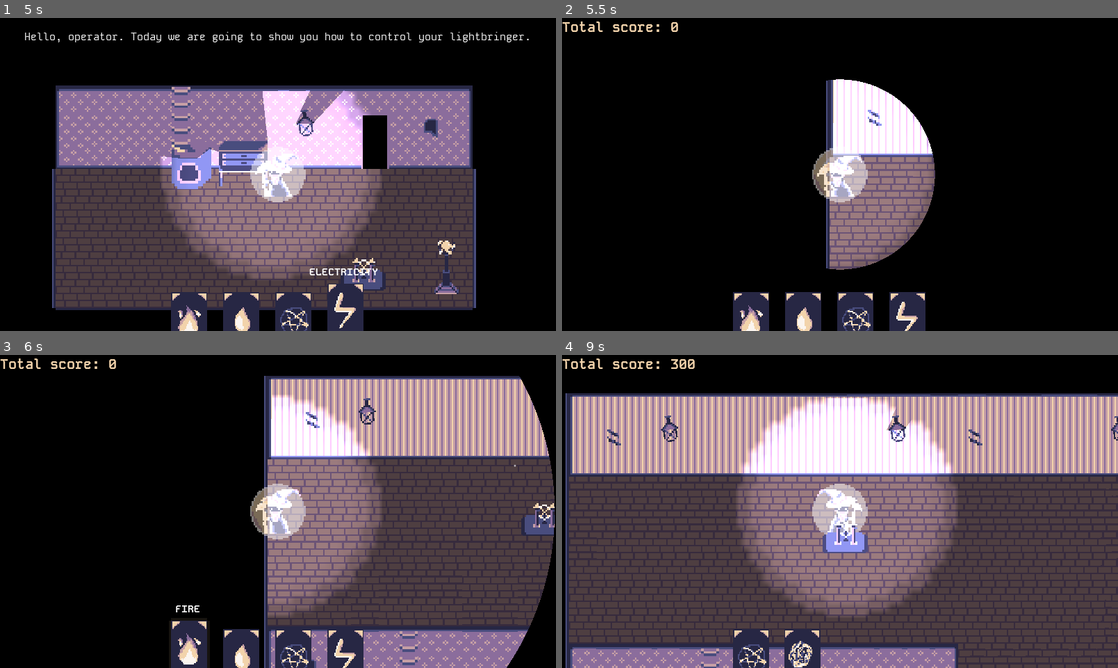
Above: before the commit, frames 1-4 (two rows, left to right).
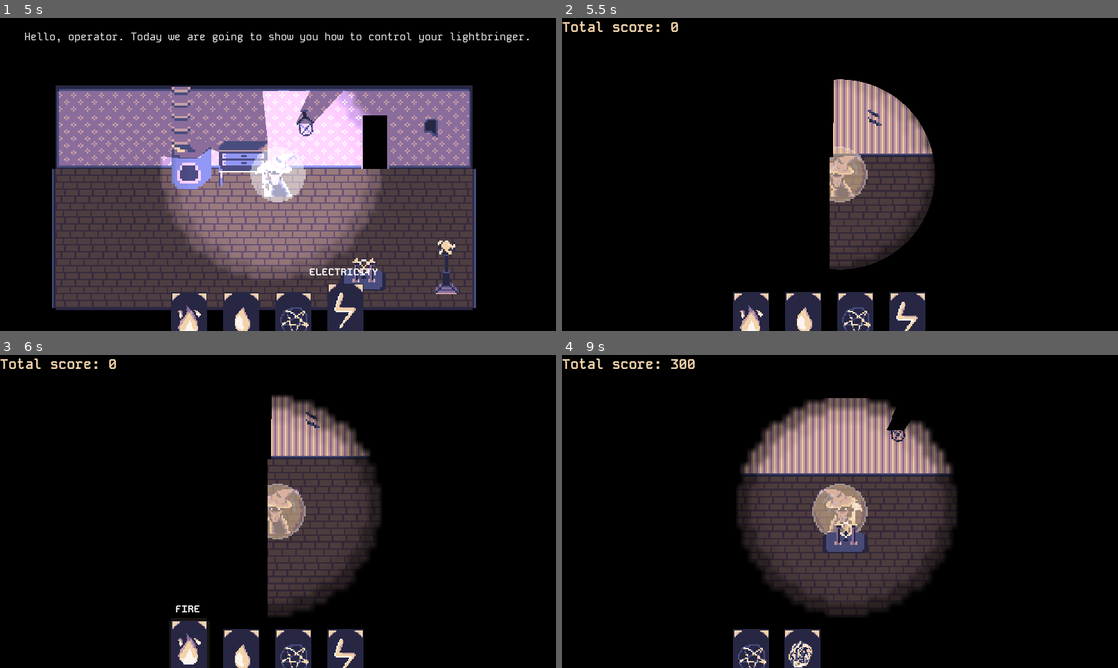
Above: after the commit, the same moments.

Repository: Salach-Malejkum/pirate-software
Game: Godot game, scene res://Scenes/main_menu.tscn
The game is run twice, just before and just after one commit, with the same random seed, the same clock (stepped at 60 frames per second) and the same inputs.
Inputs (mouse positions are in pixels of both pictures, inside the frame that each line leads up to):
- Up to frame 1 (5 s): click "START" at 0.5 s; move the mouse to (328, 133) at 1.27 s; hold D (move_right) 1.28-2.03 s; tap E (open_door) every 0.75 s from 1.35 to 4.35 s; click (328, 133) at 1.42 s; move the mouse to (189, 321) at 2.02 s; hold S (move_down) 2.03-2.78 s; click (189, 321) at 2.17 s; move the mouse to (239, 321) at 2.77 s; hold D (move_right) 2.78-3.53 s; click (239, 321) at 2.92 s; tap Enter at 3.5 s; move the mouse to (294, 321) at 3.52 s; hold W (move_up) 3.53-4.28 s; click (294, 321) at 3.67 s; move the mouse to (344, 321) at 4.27 s; hold A (move_left) from 4.28 s (still down); click (344, 321) at 4.42 s
- Up to frame 2 (5.5 s): keep holding A (move_left); move the mouse to (923, 277) at 5.02 s; tap E (open_door) at 5.1 s; click (923, 277) at 5.17 s
- Up to frame 3 (6 s): move the mouse to (189, 658) at 5.77 s; release A (move_left) at 5.78 s; hold S (move_down) from 5.78 s (still down); tap E (open_door) at 5.85 s; click (189, 658) at 5.92 s
- Up to frame 4 (9 s): move the mouse to (801, 658) at 6.52 s; release S (move_down) at 6.53 s; hold D (move_right) 6.53-7.28 s; tap E (open_door) every 0.75 s from 6.6 to 8.85 s; click (801, 658) at 6.67 s; move the mouse to (751, 658) at 7.27 s; hold W (move_up) 7.28-8.03 s; click (751, 658) at 7.42 s; move the mouse to (801, 658) at 8.02 s; hold D (move_right) 8.03-8.78 s; click (801, 658) at 8.17 s; move the mouse to (856, 658) at 8.77 s; hold S (move_down) from 8.78 s (still down); click (856, 658) at 8.92 s

Frame 1 is identical in both runs. In frame 2, 9.9% of the frame differs, in the area x 45-68%, y 19-81%; in frame 3, 45%; in frame 4, 86%, in the area x 0-100%, y 12-100%.

Commit message:
Fix before final build

Diff:
--- a/Scenes/level1.tscn
+++ b/Scenes/level1.tscn
@@ -135,7 +135,6 @@
 [node name="Walls" type="Node2D" parent="Light"]
 
 [node name="CanvasModulate" type="CanvasModulate" parent="Light"]
-visible = false
 color = Color(0, 0, 0, 1)
 
 [node name="Spawners" type="Node2D" parent="."]
--- a/Scripts/boss_card_interact.gd
+++ b/Scripts/boss_card_interact.gd
@@ -7,7 +7,7 @@
 var placed_candles = 0
 var boss_spawnable = false
 
-func _process(delta):
+func _process(_delta):
 	placed_candles = get_tree().get_nodes_in_group("Candle").size()
 	if placed_candles >= 5:
 		boss_spawnable = true
@@ -21,7 +21,7 @@
 	is_mouse_hovering = false
 
 
-func _on_input_event(viewport, event, shape_idx):
+func _on_input_event(_viewport, event, _shape_idx):
 	# nested ifs to ensure no exceptions
 	if is_mouse_hovering and event is InputEventMouseButton:
 		if event.button_index == MOUSE_BUTTON_LEFT and event.pressed:
--- a/Scripts/boss_hp_bar.gd
+++ b/Scripts/boss_hp_bar.gd
@@ -12,5 +12,5 @@
 	queue_free()
 
 # Called every frame. 'delta' is the elapsed time since the previous frame.
-func _process(delta):
+func _process(_delta):
 	bar.value = GameManager.boss_hp
--- a/Scripts/player.gd
+++ b/Scripts/player.gd
@@ -81,7 +81,6 @@
 	move_anim()
 	move_and_slide()
 	move_sfx()
-	#light_shader.material.set_shader_parameter("u_resolution", get_viewport().size)
 
 	# clear dead enemies before rest
 	for enemy in enemy_arr:
